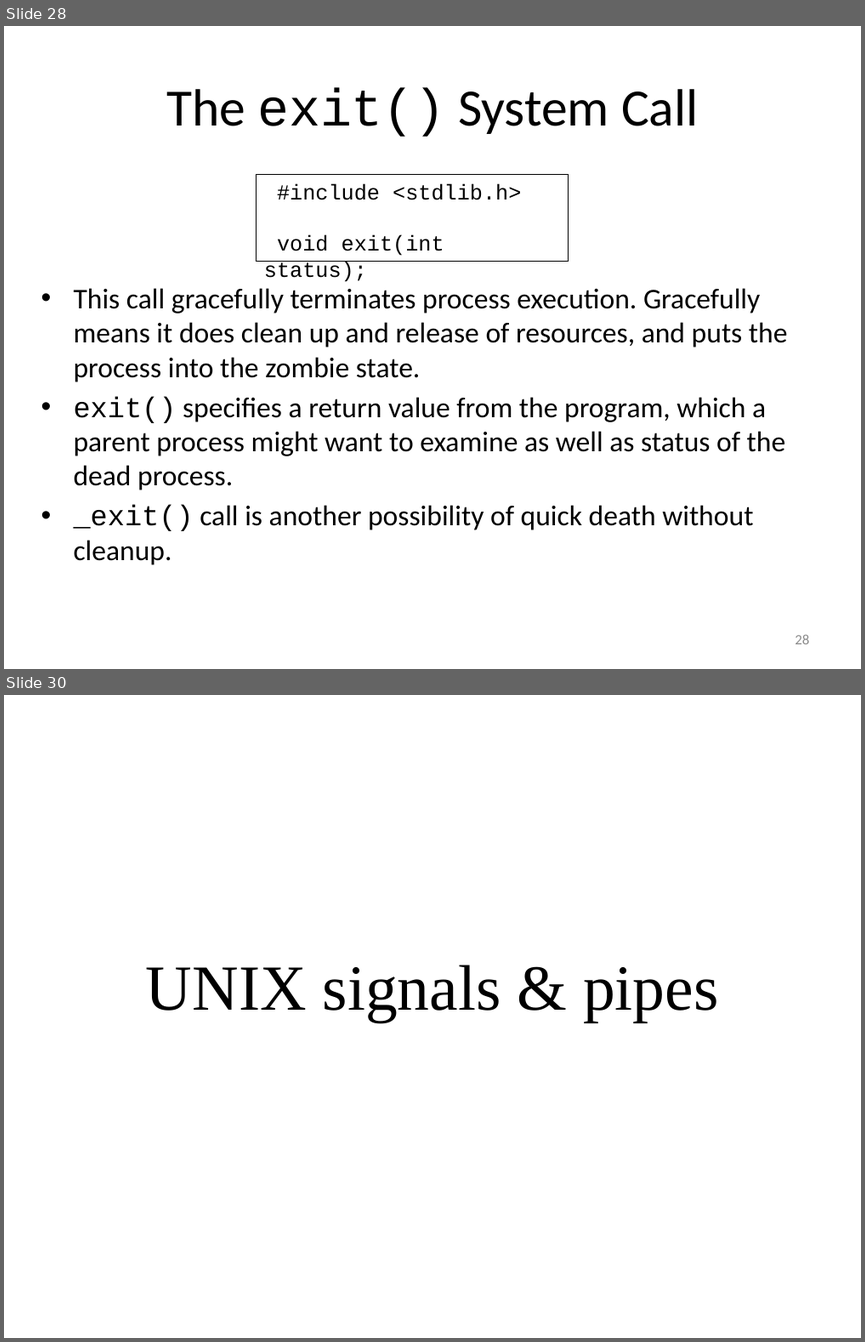
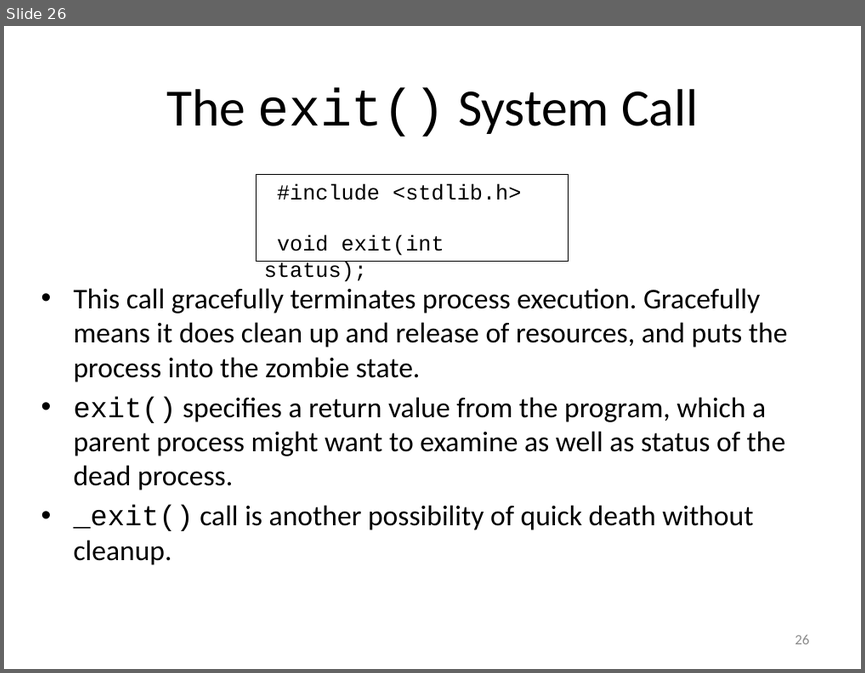
Before and after one commit to mezla/Sections, a slide deck: Will_Section2_Resources/Section 2 Powerpoint.pptx. Shown one above the other, each under a label of ours: slides 28 and 30 before the commit, slide 26 after it; the slides between them are not shown. The pictures are 865x1342 and 865x673 pixels, drawn with LibreOffice and Linux fonts; fonts in the diff are those of the drawing. Boxes give left, top, right and bottom in pixels: in the first picture for what was removed or moved away, otherwise in the second. Text is boxed around its words. In the diff, an @@ line names an element or a change of style, - is before the commit and + after.

```diff
--- a/Will_Section2_Resources/Section 2 Powerpoint.pptx
+++ b/Will_Section2_Resources/Section 2 Powerpoint.pptx
@@ slide 30 removed at box(4, 695, 861, 1338), background #FFFFFF @@
@@ title removed at box(146, 964, 718, 1022) @@
-UNIX signals & pipes
@@ what was slide 28 is now slide 26 @@
@@ page number at box(794, 635, 809, 644): text changed @@
-28
+26
```
Also in this commit, not shown: 11 other slides removed, 15 other files.
